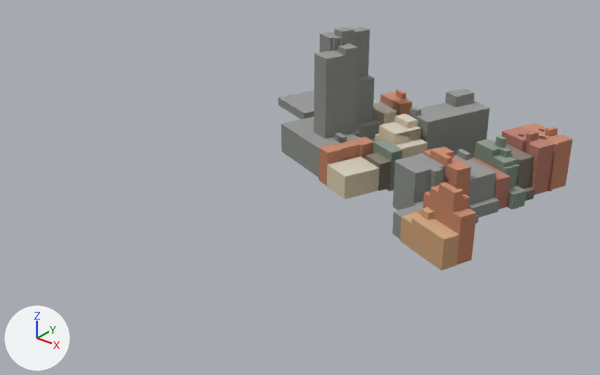
The glTF model public/models/washington-city/tile-2_6.glb: old version first, new version second.
Camera for both pictures: a 50 mm lens placed at (705.0, -1508.0, 173.0), pointed at (502.0, -1254.0, 16.0). Arrows for +X, +Y and +Z are at lower left; the lights stay in place. The picture after the commit comes second. Where no turn or scale is listed for an object, it has been applied to the vertices. Vertices at exactly the same position are counted once.

Objects in the first picture: 'roof', 'wall'.
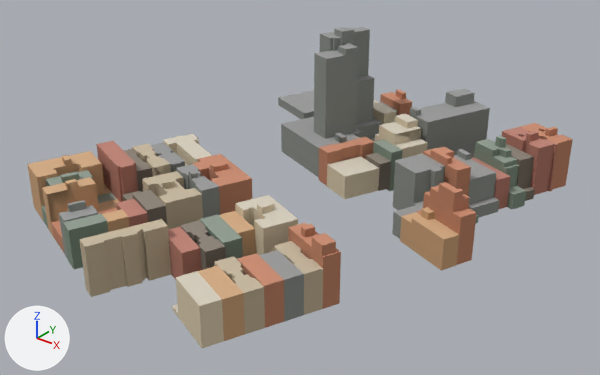
The newer file is also turned or shifted as a whole; pictures and numbers use the older file's frame.

Where the change shows, as pixel boxes [x1, y1, x2, y2] in the pictures (600 x 375 px):
```json
{"object": "wall", "change": "reshaped", "before": [278, 29, 573, 271], "after": [27, 29, 573, 348], "on screen": "85% wider, 32% taller"}
{"object": "roof", "change": "reshaped", "before": [278, 27, 572, 239], "after": [28, 27, 572, 313], "on screen": "85% wider, 35% taller"}
{"part": 1, "of": "me_mesh_1", "change": "added", "after": [27, 138, 341, 348], "on screen": "brown"}
{"part": 2, "of": "me_mesh_2", "change": "added", "after": [301, 224, 314, 230]}
{"part": 3, "of": "me_mesh_2", "change": "added", "after": [28, 134, 340, 313]}
```

Scene script edits in JSON lines:
```json
{"block": "me_mesh_1", "where": "# used by ob_wall; location = (498.0, -1196.3, 36.4)"}
{"op": "remove", "block": "me_mesh_1", "code": "me_mesh_1.from_pydata(...)  # 786 vertices, 804 faces; spans x -85.0..85.0, y -64.0..64.0, z -33.0..33.0"}
{"op": "add", "block": "me_mesh_1", "code": "me_mesh_1.from_pydata(...)  # 1701 vertices, 1788 faces; spans x -88.0..85.0, y -161.0..64.0, z -33.0..33.0"}
{"block": "me_mesh_1", "change": "me_mesh_1 part 1: 915 vertices added at x -88.0..62.0, y -161.0..-59.0, z -31.0..-5.0"}
{"block": "me_mesh_2", "where": "# used by ob_roof; location = (498.0, -1196.3, 39.0)"}
{"op": "remove", "block": "me_mesh_2", "code": "me_mesh_2.from_pydata(...)  # 497 vertices, 381 faces; spans x -85.0..85.0, y -64.0..64.0, z -30.0..30.0"}
{"op": "add", "block": "me_mesh_2", "code": "me_mesh_2.from_pydata(...)  # 1064 vertices, 836 faces; spans x -88.0..85.0, y -161.0..64.0, z -32.0..30.0"}
{"block": "me_mesh_2", "change": "me_mesh_2 part 2: the loose piece of 4 vertices spanning x 61.0..67.0, y -54.0..-49.0, z -17.0 is copied, and the copy is moved by (-19.0, -53.0, 9.0); it spans x 43.0..47.0, y -107.0..-102.0, z -9.0"}
{"block": "me_mesh_2", "change": "me_mesh_2 part 3: 543 vertices added at x -88.0..62.0, y -161.0..-59.0, z -32.0..-8.0"}
{"block": "me_mesh_2", "change": "other edits to the shape of me_mesh_2 do not show in these pictures"}
```
